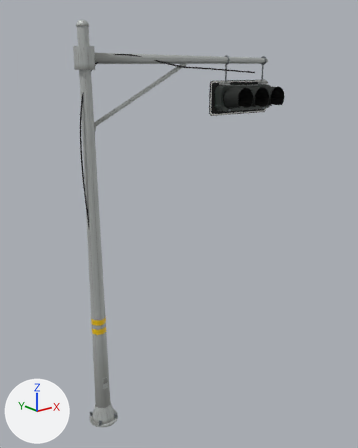
An edit to the glTF model 3d/models/signal/vehicle/jp-veh-h300-arm/model.glb, drawn before and after from the same camera.
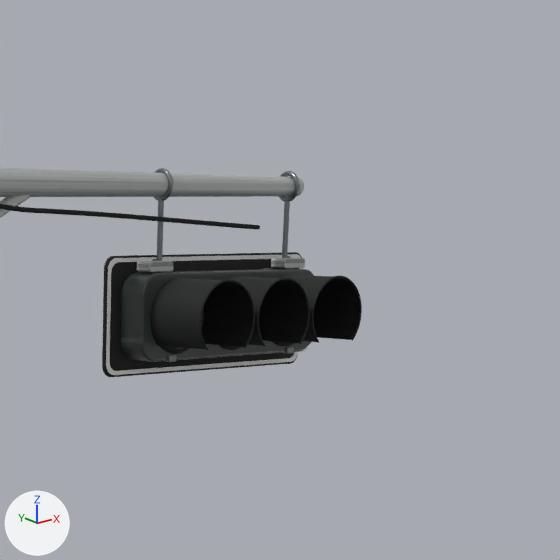
Old and new are each drawn whole from a 50 mm camera at (-3.43, -6.33, 5.66) aimed at (1.65, 0.01, 3.13) and again close up on the part from 50% to 96% of the width and 1% to 38% of the height. The lights are fixed; the arrows at lower left show +X, +Y and +Z. The older version's two pictures come first. Where no turn or scale is listed for an object, it has been applied to the vertices.

Script lines for the objects in view, before the commit:
```python
ob_mesh_22 = bpy.data.objects.new('Mesh_22', me_mesh_22)
ob_mesh_22.location = (1.571, -0.04, 3.382)
ob_mesh_23 = bpy.data.objects.new('Mesh_23', me_mesh_23)
ob_mesh_23.location = (3.1, 0.0, 5.18)
ob_mesh_47 = bpy.data.objects.new('Mesh_47', me_mesh_47)
ob_mesh_47.location = (2.705, -0.25, 5.206)
ob_mesh_48 = bpy.data.objects.new('Mesh_48', me_mesh_48)
ob_mesh_48.location = (2.705, -0.421, 5.18)
ob_mesh_54 = bpy.data.objects.new('Mesh_54', me_mesh_54)
ob_mesh_54.location = (3.1, -0.25, 5.206)
ob_mesh_55 = bpy.data.objects.new('Mesh_55', me_mesh_55)
ob_mesh_55.location = (3.1, -0.421, 5.18)
ob_mesh_61 = bpy.data.objects.new('Mesh_61', me_mesh_61)
ob_mesh_61.location = (3.495, -0.25, 5.206)
ob_mesh_62 = bpy.data.objects.new('Mesh_62', me_mesh_62)
ob_mesh_62.location = (3.495, -0.421, 5.18)
# also in view: 'Mesh_41' at (3.1, 0.11, 5.18); 'Mesh_63' at (3.49, -0.25, 5.21); 'Mesh_49' at (2.7, -0.25, 5.21); 'Mesh_42' at (3.1, 0.1, 5.18); 'Mesh_17' at (1.8, 0.0, 5.8)
```
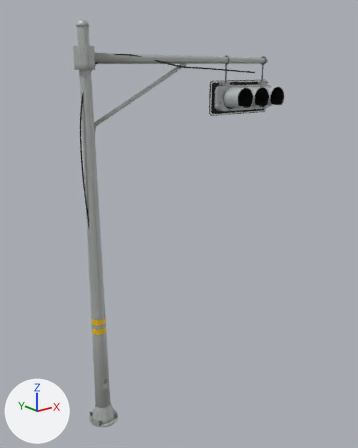
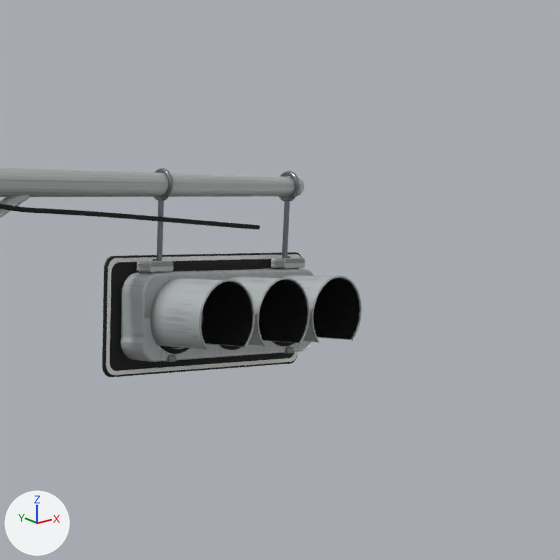
What differs and where, as boxes (x1, y1, x2, y2) in the close-ups (560 x 560 px):
'Mesh_23', recoloured (black to grey): (121, 269, 314, 362) in both
'Mesh_47', recoloured (black to grey): (150, 278, 253, 349) in both
'Mesh_54', recoloured: (227, 277, 308, 346) in both
'Mesh_61', recoloured: (279, 275, 360, 342) in both
'Mesh_48', recoloured: (199, 279, 255, 350) in both
'Mesh_55', recoloured: (257, 277, 310, 346) in both
'Mesh_62', recoloured: (311, 276, 362, 343) in both

The change, as a list of edits to the scene's bpy script:
```text
Add mat_body_main:
    mat_body_main = bpy.data.materials.new('body_main')
    # colours: grey #b7bcbe
    # uses the picture img_image_0
Change me_mesh_23:
    where me_mesh_23.from_pydata(...)  # 742 vertices, 1480 faces; spans x -0.63..0.63, y -0.081..0.081, z -0.21..0.21
    remove me_mesh_23.materials.append(mat_material_4)
    add me_mesh_23.materials.append(mat_body_main)
Change me_mesh_47:
    where me_mesh_47.from_pydata(...)  # 162 vertices, 160 faces; spans x -0.184..0.184, y -0.17..0.17, z -0.158..0.158
    remove me_mesh_47.materials.append(mat_material_9)
    add me_mesh_47.materials.append(mat_body_main)
Change me_mesh_48:
    where me_mesh_48.from_pydata(...)  # 810 vertices, 1600 faces; spans x -0.189..0.189, y -0.005..0.005, z -0.135..0.19
    remove me_mesh_48.materials.append(mat_material_9)
    add me_mesh_48.materials.append(mat_body_main)
Change me_mesh_54:
    where me_mesh_54.from_pydata(...)  # 162 vertices, 160 faces; spans x -0.184..0.184, y -0.17..0.17, z -0.158..0.158
    remove me_mesh_54.materials.append(mat_material_9)
    add me_mesh_54.materials.append(mat_body_main)
Change me_mesh_55:
    where me_mesh_55.from_pydata(...)  # 810 vertices, 1600 faces; spans x -0.189..0.189, y -0.005..0.005, z -0.135..0.19
    remove me_mesh_55.materials.append(mat_material_9)
    add me_mesh_55.materials.append(mat_body_main)
Change me_mesh_61:
    where me_mesh_61.from_pydata(...)  # 162 vertices, 160 faces; spans x -0.184..0.184, y -0.17..0.17, z -0.158..0.158
    remove me_mesh_61.materials.append(mat_material_9)
    add me_mesh_61.materials.append(mat_body_main)
Change me_mesh_62:
    where me_mesh_62.from_pydata(...)  # 810 vertices, 1600 faces; spans x -0.189..0.189, y -0.005..0.005, z -0.135..0.19
    remove me_mesh_62.materials.append(mat_material_9)
    add me_mesh_62.materials.append(mat_body_main)
```
